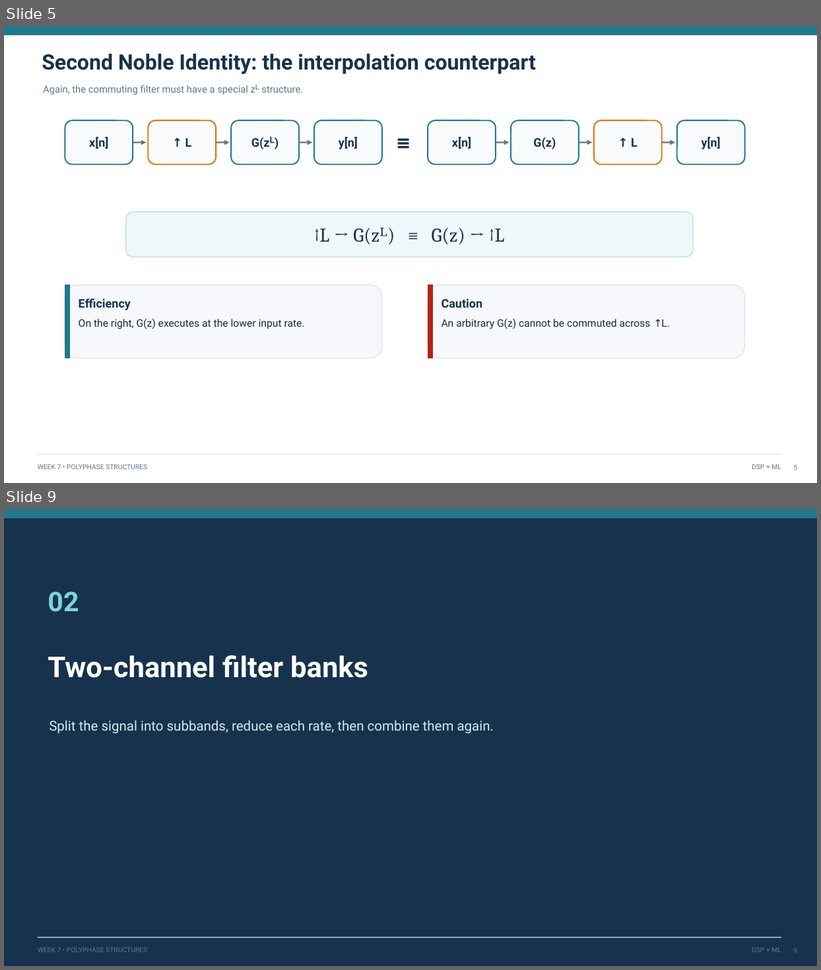
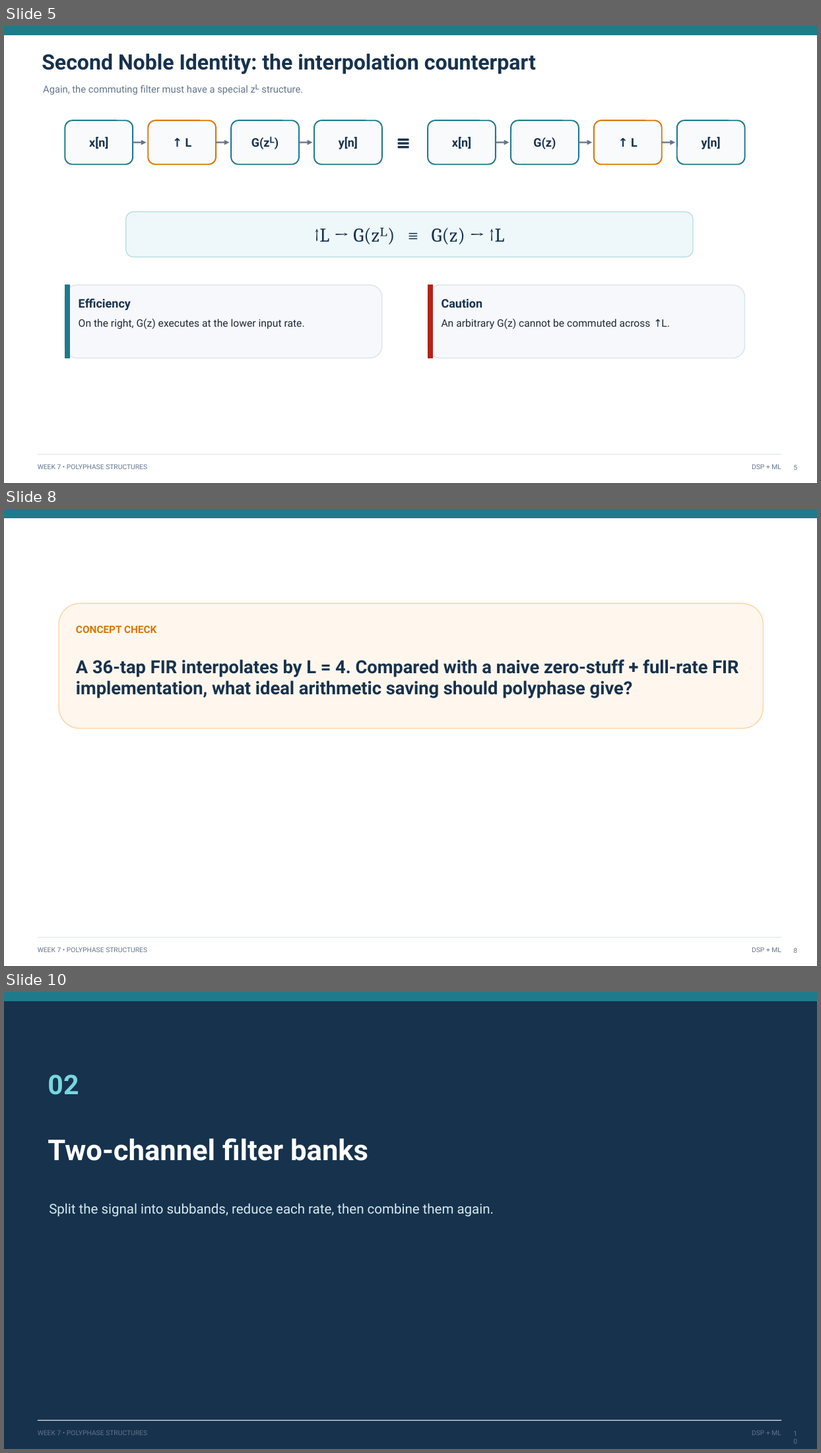
Before and after one commit to mathys2000/ecen45632_f26, a slide deck: python/CourseDesign/Week07e/Week7_Lecture14_Efficient_Interpolation_Filter_Banks.pptx. Shown one above the other, each under a label of ours: slides 5 and 9 before the commit, slides 5, 8 and 10 after it; the slides between them are not shown. The pictures are 821x970 and 821x1453 pixels, drawn with LibreOffice and Linux fonts; fonts in the diff are those of the drawing. Boxes give left, top, right and bottom in pixels: in the first picture for what was removed or moved away, otherwise in the second. Text is boxed around its words. In the diff, an @@ line names an element or a change of style, - is before the commit and + after.

```diff
--- a/python/CourseDesign/Week07e/Week7_Lecture14_Efficient_Interpolation_Filter_Banks.pptx
+++ b/python/CourseDesign/Week07e/Week7_Lecture14_Efficient_Interpolation_Filter_Banks.pptx
@@ slide 8 added at (4,509,817,966), background #FFFFFF; not listed: 4 template elements that a slide beside it also shows @@
@@ rounded rectangle added at (59,603,764,729), fill #FFF7ED, outline #FED7AA 1.2 pt @@
@@ text added at (76,626,156,633), 12 pt, text #D97706, bold @@
+CONCEPT CHECK
@@ text added at (76,659,739,698), 21.3 pt, text #17324D, bold @@
+A 36-tap FIR interpolates by L = 4. Compared with a naive zero-stuff + full-rate FIR implementation, what ideal arithmetic saving should polyphase give?
@@ page number added at (793,948,797,953), 8 pt, text #64748B @@
+8
@@ what was slide 9 is now slide 10 @@
```
Also in this commit, not shown: 7 slides changed, 27 other files.
